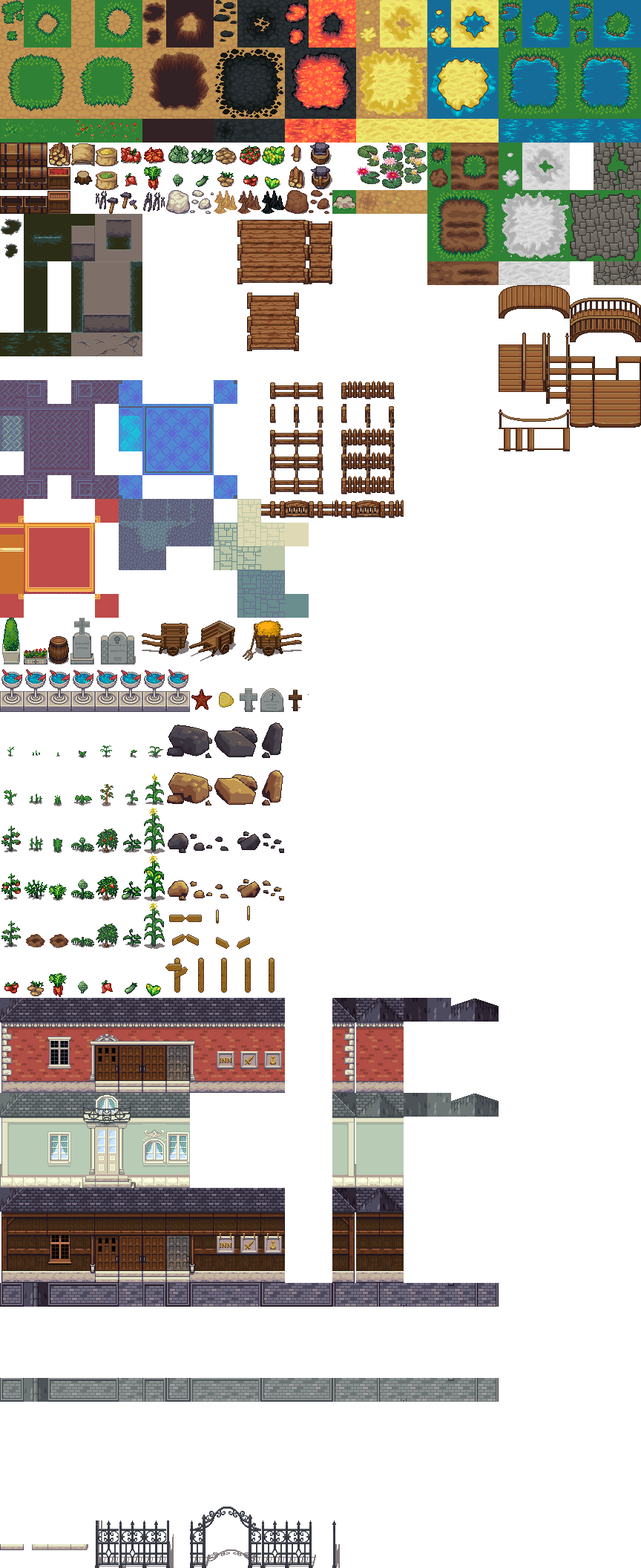
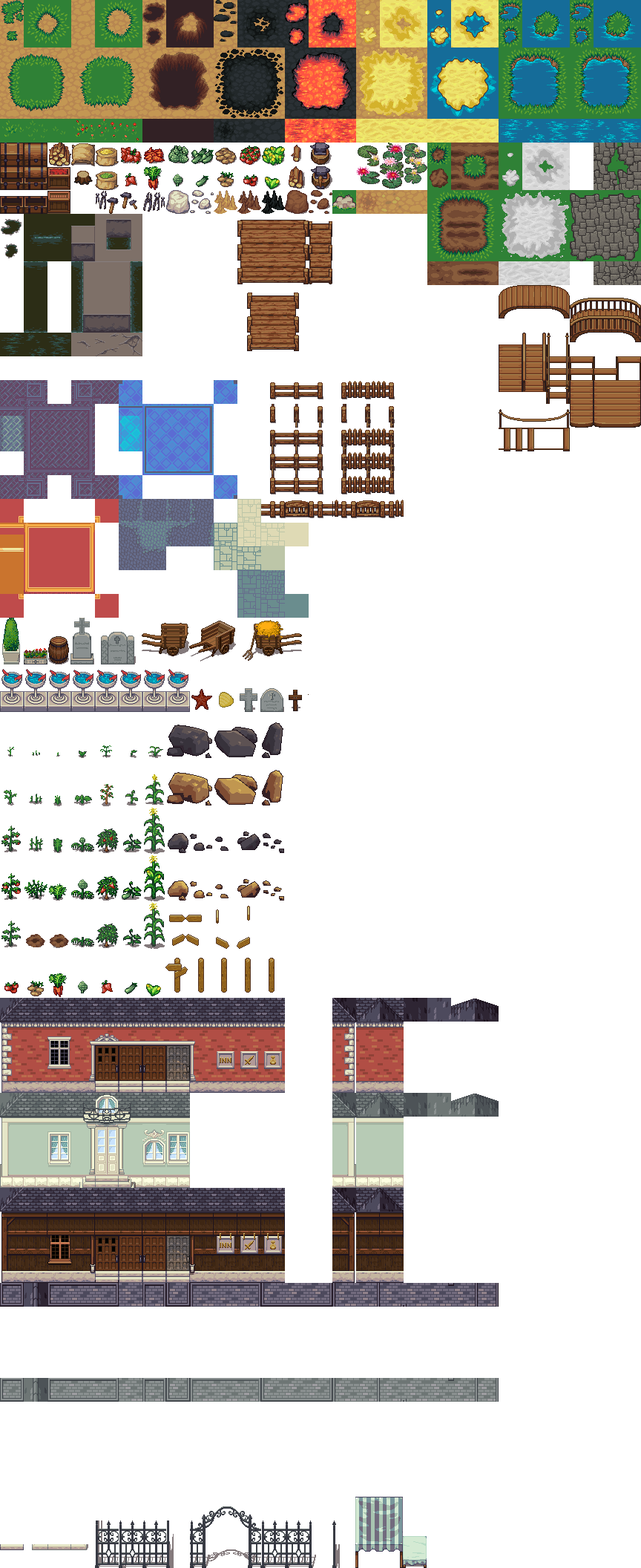
The second w=641, h=1568 image is a revision of the first. Changes to its layers:
painted on "town.png" over [355, 1496, 427, 1568]
